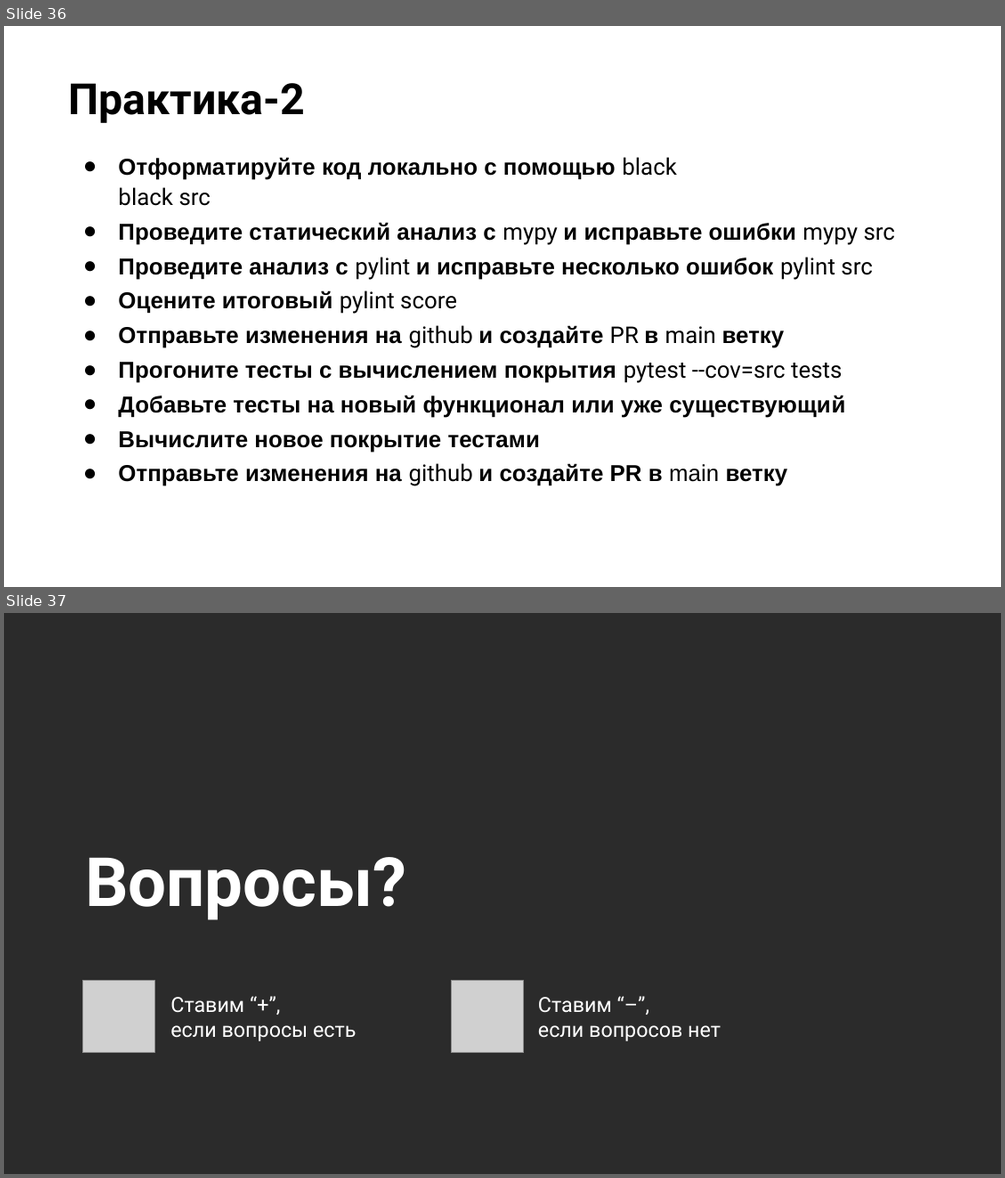
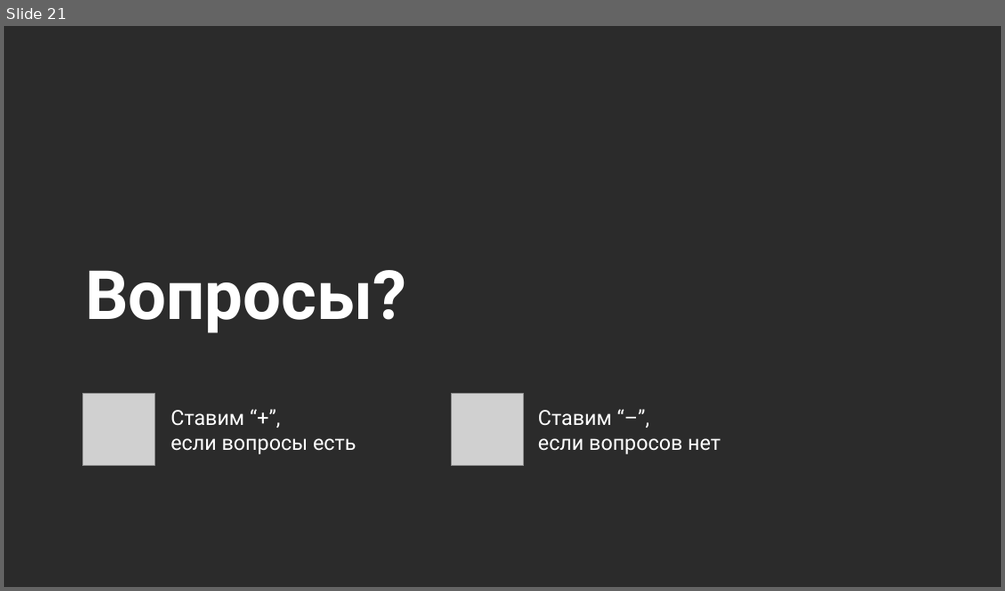
Before and after one commit to stureiko/Otus_lectures, a slide deck: MLOps/12 - Облачная инфраструктура/Presentation/Cloud infrastructure.pptx. Shown one above the other, each under a label of ours: slides 36 and 37 before the commit, slide 21 after it. The pictures are 1005x1178 and 1005x591 pixels, drawn with LibreOffice and Linux fonts; fonts in the diff are those of the drawing; grey boxes stand for pictures; background and template pictures are left out; a plain dark background stands for a picture behind light text. Boxes give left, top, right and bottom in pixels: in the first picture for what was removed or moved away, otherwise in the second. Text is boxed around its words. In the diff, an @@ line names an element or a change of style, - is before the commit and + after.

```diff
--- a/MLOps/12 - Облачная инфраструктура/Presentation/Cloud infrastructure.pptx
+++ b/MLOps/12 - Облачная инфраструктура/Presentation/Cloud infrastructure.pptx
@@ slide 36 removed at (4,26,1001,587), background picture (left out) @@
@@ title removed at (68,83,304,123) @@
-Практика-2
@@ text removed at (118,157,895,486) @@
-● Отформатируйте код локально с помощью black
-  black src
-● Проведите статический анализ с mypy и исправьте ошибки mypy src
-● Проведите анализ с pylint и исправьте несколько ошибок pylint src
-● Оцените итоговый pylint score
-● Отправьте изменения на github и создайте PR в main ветку
-● Прогоните тесты с вычислением покрытия pytest --cov=src tests
-● Добавьте тесты на новый функционал или уже существующий
-● Вычислите новое покрытие тестами
-● Отправьте изменения на github и создайте PR в main ветку
@@ what was slide 37 is now slide 21 @@
```
Also in this commit, not shown: 8 slides changed, 12 slides added, 30 other slides removed, 4 other files.
